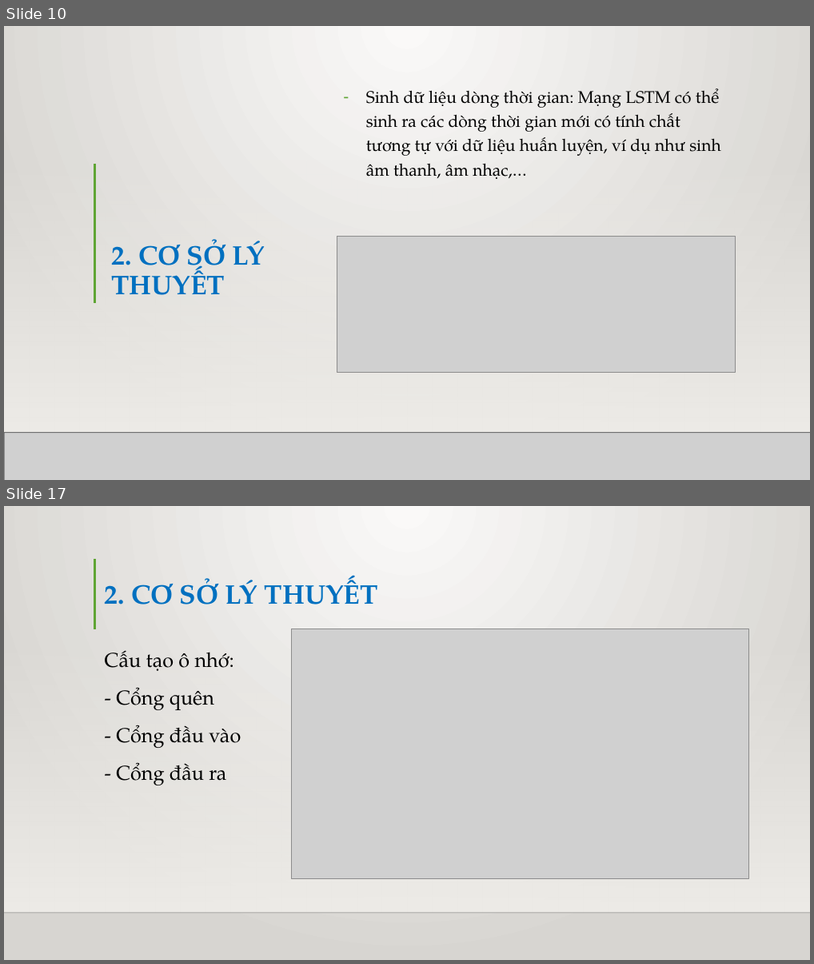
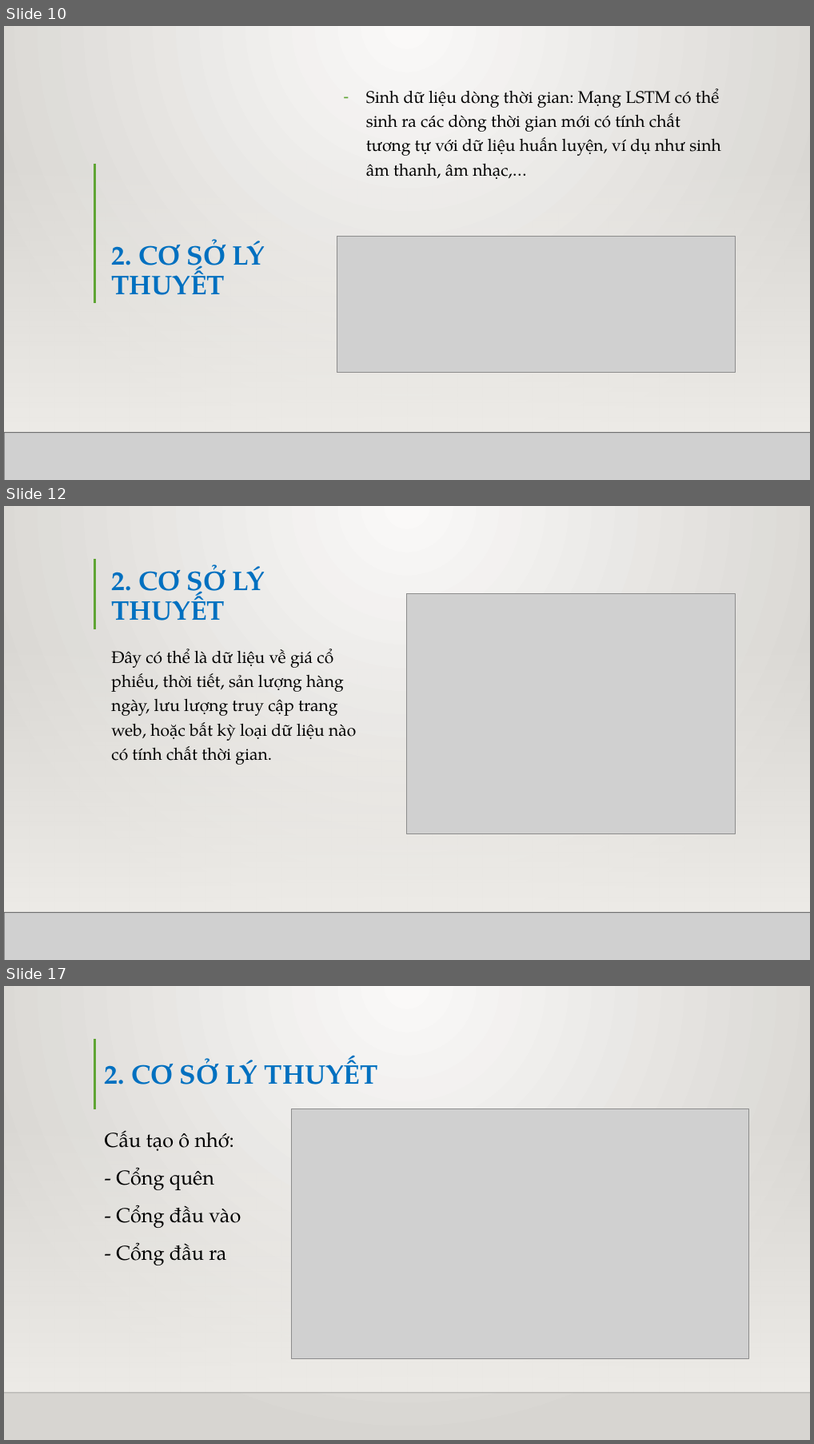
Before and after one commit to truyenda20ttb/cn-da20ttb-lethanhtruyen-lstm-python, a slide deck: thesis/abs/BÁO CÁO ĐỒ ÁN CHUYÊN NGÀNH.pptx. Shown one above the other, each under a label of ours: slides 10 and 17 before the commit, slides 10, 12 and 17 after it; the slides between them are not shown. The pictures are 814x964 and 814x1444 pixels, drawn with LibreOffice and Linux fonts; fonts in the diff are those of the drawing; grey boxes stand for pictures; background and template pictures are left out. Boxes give left, top, right and bottom in pixels: in the first picture for what was removed or moved away, otherwise in the second. Text is boxed around its words. In the diff, an @@ line names an element or a change of style, - is before the commit and + after.

```diff
--- a/thesis/abs/BÁO CÁO ĐỒ ÁN CHUYÊN NGÀNH.pptx
+++ b/thesis/abs/BÁO CÁO ĐỒ ÁN CHUYÊN NGÀNH.pptx
@@ slide 12 added at <box>4,506,810,960</box>, background gradient #FAFAF9 to #D7D5D2; not listed: 2 template elements that a slide beside it also shows @@
@@ rectangle added at <box>4,506,810,960</box>, fill gradient #FAFAF9 to #D7D5D2 @@
@@ line added from (94, 559) to (94, 629), #5FA534 3 pt @@
@@ title added at <box>111,564,265,620</box>, 32 pt, text #0070C0, bold @@
+2. CƠ SỞ LÝ THUYẾT
@@ picture added at <box>407,594,734,833</box> @@
@@ rectangle added at <box>4,639,810,912</box>, fill gradient #EDEBE7 @@
@@ text added at <box>111,648,356,764</box>, 20 pt, text #000000 @@
+Đây có thể là dữ liệu về giá cổ phiếu, thời tiết, sản lượng hàng ngày, lưu lượng truy cập trang web, hoặc bất kỳ loại dữ liệu nào có tính chất thời gian.
@@ picture added at <box>4,912,810,960</box> @@
@@ line added from (4, 912) to (810, 912), #000001 1 pt @@
```
Also in this commit, not shown: 17 slides changed, 1 other slide added, 2 slides removed.
